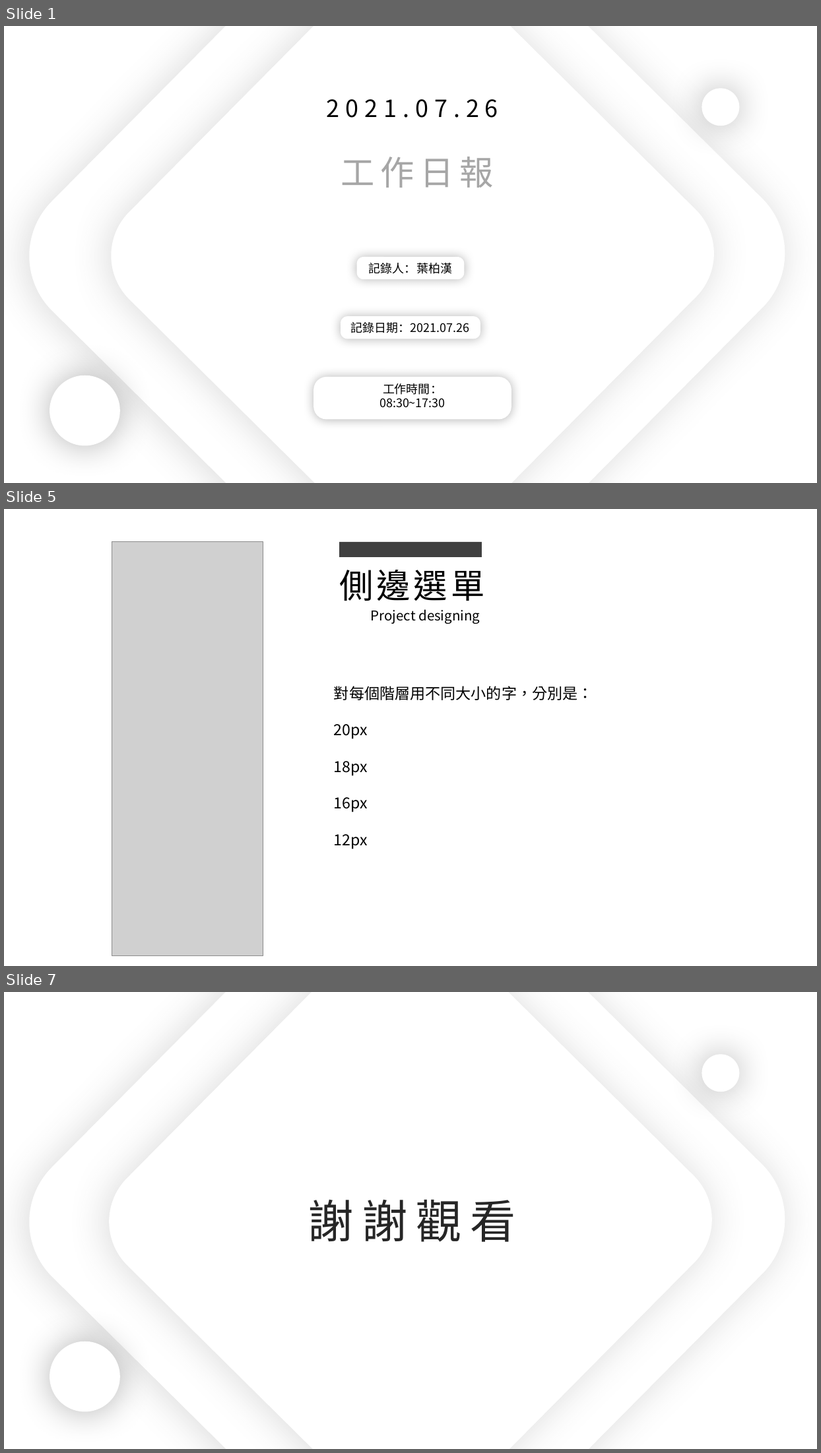
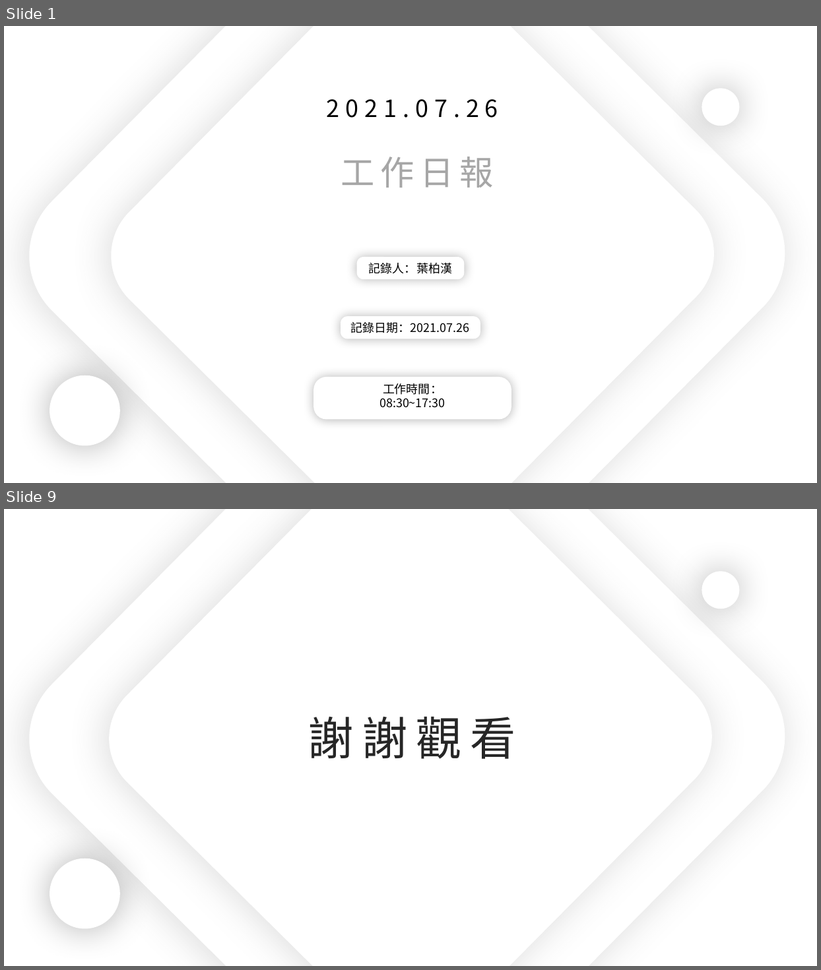
Before and after one commit to king637324/KnowledgeGreenhouseSystem, a slide deck: 工作日報_葉柏漢/2021.07/2021.07.26工作日報_葉柏漢.pptx. Shown one above the other, each under a label of ours: slides 1, 5 and 7 before the commit, slides 1 and 9 after it; the slides between them are not shown. The pictures are 821x1453 and 821x970 pixels, drawn with LibreOffice and Linux fonts; fonts in the diff are those of the drawing; grey boxes stand for pictures. Boxes give left, top, right and bottom in pixels: in the first picture for what was removed or moved away, otherwise in the second. Text is boxed around its words. In the diff, an @@ line names an element or a change of style, - is before the commit and + after.

```diff
--- a/工作日報_葉柏漢/2021.07/2021.07.26工作日報_葉柏漢.pptx
+++ b/工作日報_葉柏漢/2021.07/2021.07.26工作日報_葉柏漢.pptx
@@ slide 5 removed at (4, 509, 817, 966), background #FFFFFF @@
@@ picture removed at (112, 542, 263, 956) @@
@@ rectangle removed at (339, 542, 482, 557) @@
@@ text removed at (339, 570, 484, 601) @@
-側邊選單
@@ text removed at (371, 609, 480, 624) @@
-Project designing
@@ text removed at (334, 686, 593, 849) @@
-對每個階層用不同大小的字，分別是：
-20px
-18px
-16px
-12px
@@ what was slide 7 is now slide 9 @@
```
Also in this commit, not shown: 3 slides changed, 4 slides added, 1 other slide removed, 5 other files.
